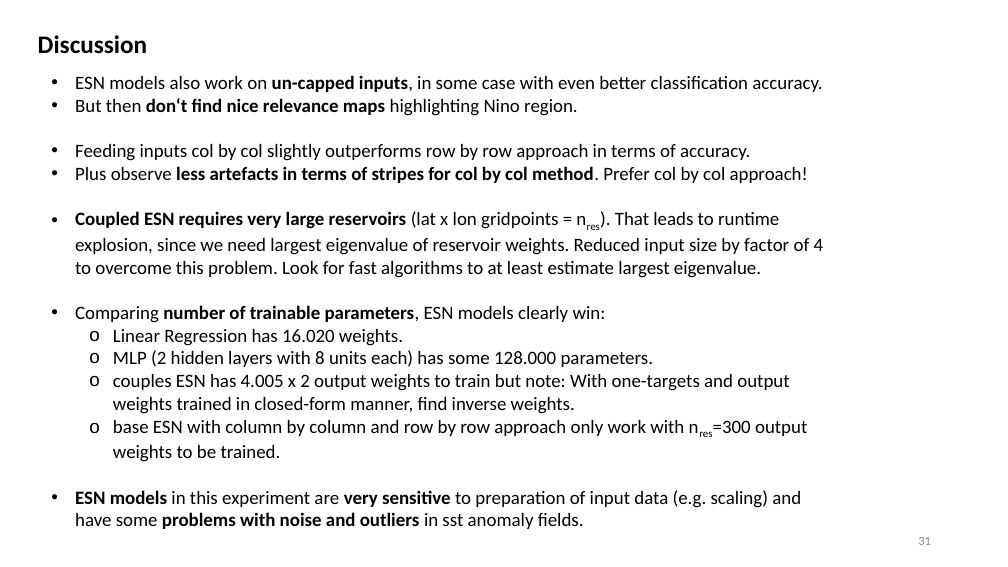
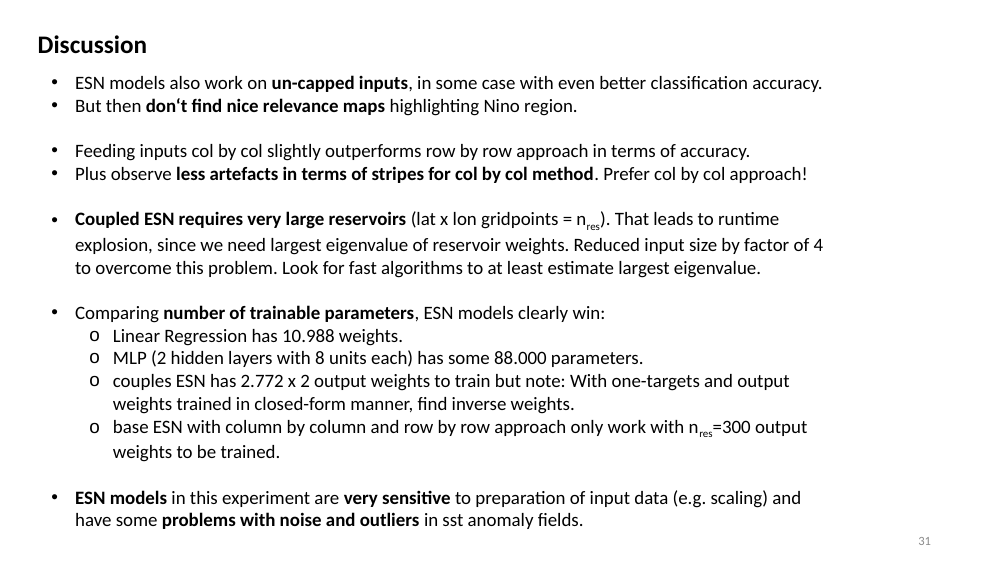
Before and after one commit to MarcoLandtHayen/EchoStateNetworks, a slide deck: slide 31 of ESN_exp09_Classification_LRP.pptx. Drawn at 1008x567 pixels with LibreOffice and Linux fonts; fonts in the diff are those of the drawing. Boxes give left, top, right and bottom in pixels: in the first picture for what was removed or moved away, otherwise in the second. Text is boxed around its words. In the diff, an @@ line names an element or a change of style, - is before the commit and + after.

```diff
--- a/ESN_exp09_Classification_LRP.pptx
+++ b/ESN_exp09_Classification_LRP.pptx
@@ text at [113,329,789,414]: text changed @@
-  o Linear Regression has 16.020 weights.
-  o MLP (2 hidden layers with 8 units each) has some 128.000 parameters.
-  o couples ESN has 4.005 x 2 output weights to train but note: With one-targets and output weights trained in closed-form manner, find inverse weights.
+  o Linear Regression has 10.988 weights.
+  o MLP (2 hidden layers with 8 units each) has some 88.000 parameters.
+  o couples ESN has 2.772 x 2 output weights to train but note: With one-targets and output weights trained in closed-form manner, find inverse weights.
```
Also in this commit, not shown: 1 slide added, 1 other file.
